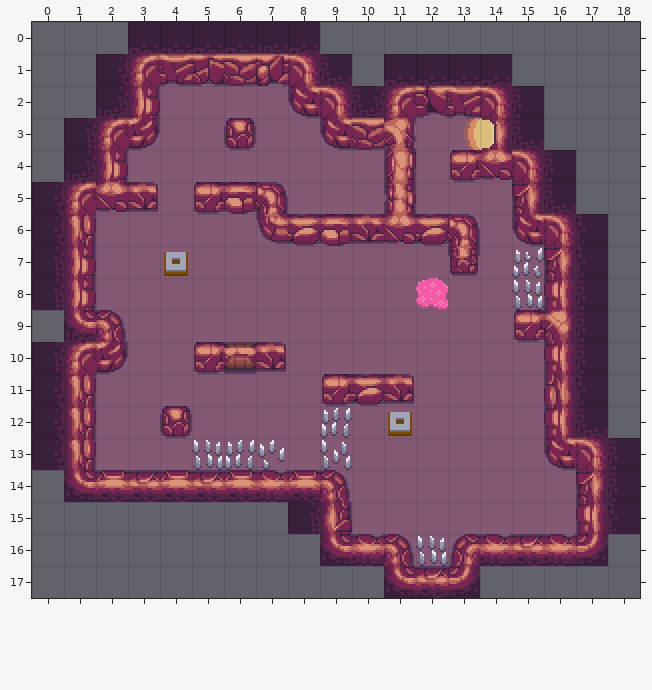
Two versions of a level (Tiled map, assets/maps/chapters/sergejdemo/Level_Demo20.tmx). The first picture shows the starting point.
Cells are 16x16 px. Shown: x 0..18, y 0..17.
The same view after the edit:
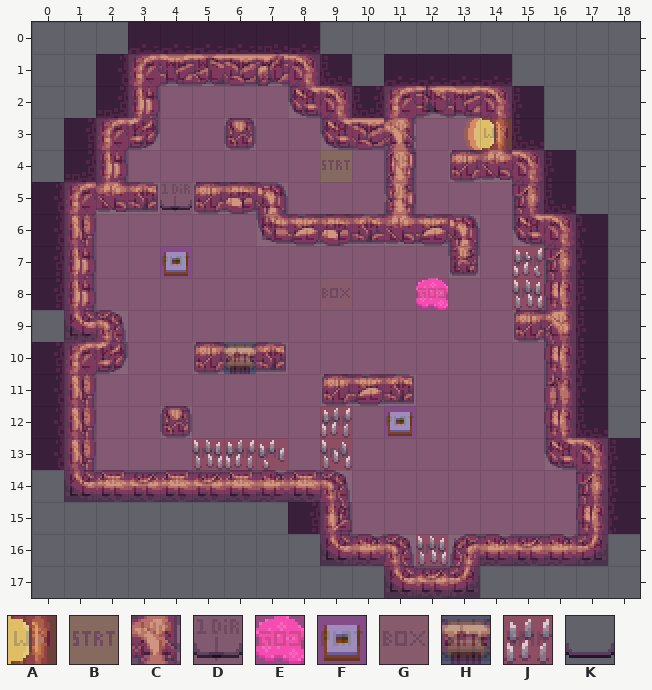
Key: from "GameplayTileset": A 0, B 1, C 2, D 3, E 5, F 9, G 10, H 11, J 16; from "sprites": K 87.
_ is an empty cell.
Tiles of an added or newly shown layer are drawn over the layers below it.
See-through tiles are keyed as they look on the map.
Changes in this commit:
Layer "Art_Gameplay":
y 5: x 4 _ -> K
Layer "Gameplay" (now shown):
y 1: x 3..8 ______ -> CCCCCC
y 2: x 3 _ -> C; x 8..9 __ -> CC; x 11..14 ____ -> CCCC
y 3: x 2..3 __ -> CC; x 6 _ -> C; x 9..11 ___ -> CCC; x 14 _ -> A
y 4: x 2 _ -> C; x 9 _ -> B; x 11 _ -> C; x 13..15 ___ -> CCC
y 5: x 1..7 _______ -> CCCDCCC; x 11 _ -> C; x 15 _ -> C
y 6: x 1 _ -> C; x 7..13 _______ -> CCCCCCC; x 15..16 __ -> CC
y 7: x 1 _ -> C; x 4 _ -> F; x 13 _ -> C; x 15..16 __ -> JC
y 8: x 1 _ -> C; x 9 _ -> G; x 12 _ -> E; x 15..16 __ -> JC
y 9: x 1..2 __ -> CC; x 15..16 __ -> CC
y 10: x 1..2 __ -> CC; x 5..7 ___ -> CHC; x 16 _ -> C
y 11: x 1 _ -> C; x 9..11 ___ -> CCC; x 16 _ -> C
y 12: x 1 _ -> C; x 4 _ -> C; x 9 _ -> J; x 11 _ -> F; x 16 _ -> C
y 13: x 1 _ -> C; x 5..7 ___ -> JJJ; x 9 _ -> J; x 16..17 __ -> CC
y 14: x 1..9 _________ -> CCCCCCCCC; x 17 _ -> C
y 15: x 9 _ -> C; x 17 _ -> C
y 16: x 9..17 _________ -> CCCJCCCCC
y 17: x 11..13 ___ -> CCC
Changed places in both pictures, as pixel boxes (x1, y1, x2, y2):
added: (64, 54, 608, 598)
